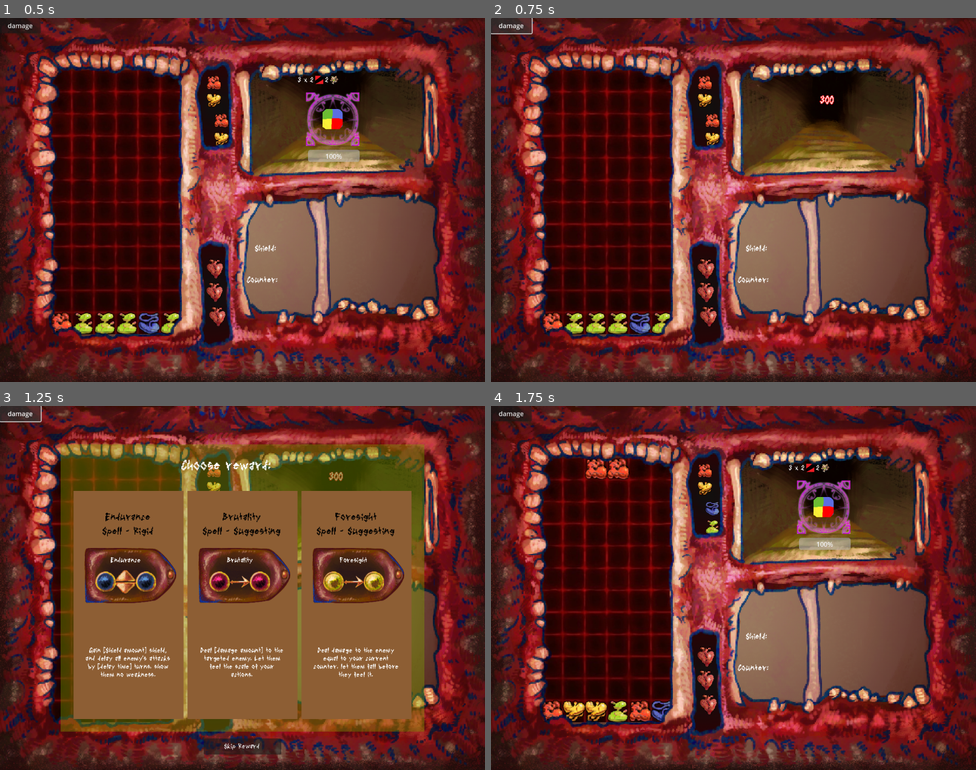
Above: before the commit, frames 1-4 (two rows, left to right).
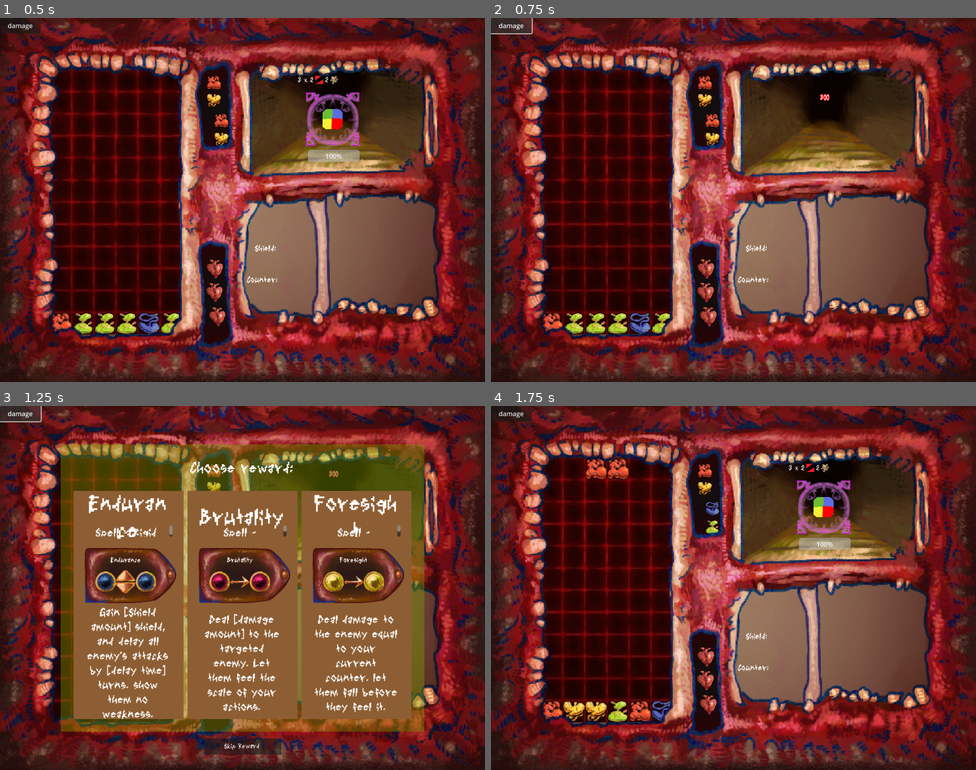
Above: after the commit, the same moments.

Repository: MarGamaDev/PuyoPuyoLike
Game: Godot game, scene res://Scenes/combat.tscn
The game is run twice, just before and just after one commit, with the same random seed, the same clock (stepped at 60 frames per second) and the same inputs. The engine's default icon, where the game draws it, is replaced by a stand-in: a white triangle on a blue panel in a dark square.
Inputs:
- Up to frame 1 (0.5 s): no input
- Up to frame 2 (0.75 s): click "damage" at 0.5 s
- Up to frame 3 (1.25 s): no input
- Up to frame 4 (1.75 s): click "Skip Reward" at 1.25 s

Frame 1 is identical in both runs. In frame 2, less than 0.1% of the frame differs, in the area x 67-71%, y 20-24%; in frame 3, 6.1%, in the area x 17-83%, y 14-86%; in frame 4, nothing differs.

Commit message:
updated a lot of things to be richtextlabels

Diff:
--- a/Scenes/Combat/Encounters/attack_test_encounter.tscn
+++ b/Scenes/Combat/Encounters/attack_test_encounter.tscn
@@ -1,10 +1,10 @@
 [gd_scene load_steps=8 format=3 uid="uid://carcnx12jkm8f"]
 
-[ext_resource type="Script" uid="uid://c086ewc7gw56k" path="res://scripts/Combat/encounter.gd" id="1_oe6c0"]
+[ext_resource type="Script" uid="uid://c086ewc7gw56k" path="res://Scripts/Combat/encounter.gd" id="1_oe6c0"]
 [ext_resource type="PackedScene" uid="uid://bx5kscp85ypry" path="res://Scenes/Combat/Enemy/enemy.tscn" id="2_o2g0m"]
-[ext_resource type="Script" uid="uid://c27m7mkd1up2" path="res://scripts/Combat/Enemy/enemy_data.gd" id="3_cnxer"]
+[ext_resource type="Script" uid="uid://c27m7mkd1up2" path="res://Scripts/Combat/Enemy/enemy_data.gd" id="3_cnxer"]
 [ext_resource type="Texture2D" uid="uid://clvgh0dyi430d" path="res://Placeholder Art/puyo_rainbow.png" id="4_o2g0m"]
-[ext_resource type="Script" uid="uid://6v5kccermtmr" path="res://scripts/Combat/Enemy/enemy_attack.gd" id="5_o2g0m"]
+[ext_resource type="Script" uid="uid://6v5kccermtmr" path="res://Scripts/Combat/Enemy/enemy_attack.gd" id="5_o2g0m"]
 
 [sub_resource type="Resource" id="Resource_o2g0m"]
 script = ExtResource("3_cnxer")
--- a/Scenes/Combat/life_counter.tscn
+++ b/Scenes/Combat/life_counter.tscn
@@ -26,6 +26,23 @@
 tracks/0/imported = false
 tracks/0/enabled = true
 tracks/0/path = NodePath(".:scale")
+tracks/0/interp = 1
+tracks/0/loop_wrap = true
+tracks/0/keys = {
+"times": PackedFloat32Array(0, 0.266667, 0.5),
+"transitions": PackedFloat32Array(1, 1, 1),
+"update": 0,
+"values": [Vector2(0.913043, 0.913043), Vector2(0.953, 0.953), Vector2(0.913043, 0.913043)]
+}
+
+[sub_resource type="Animation" id="Animation_01gpm"]
+resource_name = "Beat2"
+length = 0.5
+loop_mode = 1
+tracks/0/type = "value"
+tracks/0/imported = false
+tracks/0/enabled = true
+tracks/0/path = NodePath("../Heart2:scale")
 tracks/0/interp = 1
 tracks/0/loop_wrap = true
 tracks/0/keys = {
@@ -67,23 +84,6 @@
 "values": [Vector2(0.913043, 0.913043)]
 }
 
-[sub_resource type="Animation" id="Animation_01gpm"]
-resource_name = "Beat2"
-length = 0.5
-loop_mode = 1
-tracks/0/type = "value"
-tracks/0/imported = false
-tracks/0/enabled = true
-tracks/0/path = NodePath("../Heart2:scale")
-tracks/0/interp = 1
-tracks/0/loop_wrap = true
-tracks/0/keys = {
-"times": PackedFloat32Array(0, 0.266667, 0.5),
-"transitions": PackedFloat32Array(1, 1, 1),
-"update": 0,
-"values": [Vector2(0.913043, 0.913043), Vector2(0.953, 0.953), Vector2(0.913043, 0.913043)]
-}
-
 [sub_resource type="AnimationLibrary" id="AnimationLibrary_nwvjo"]
 _data = {
 &"Beat": SubResource("Animation_nhhke"),
@@ -95,7 +95,7 @@
 [node name="LifeCounter" type="Node2D"]
 script = ExtResource("1_v5ltv")
 
-[node name="ExtraLives" type="Label" parent="."]
+[node name="ExtraLives" type="RichTextLabel" parent="."]
 visible = false
 offset_left = 513.0
 offset_top = 742.0
--- a/Scenes/RewardScreen/reward.tscn
+++ b/Scenes/RewardScreen/reward.tscn
@@ -1,6 +1,6 @@
 [gd_scene load_steps=2 format=3 uid="uid://dsmbgf7r1chg3"]
 
-[ext_resource type="Script" uid="uid://bg0ln3ahjwmnc" path="res://scripts/Reward.gd" id="1_0iufk"]
+[ext_resource type="Script" uid="uid://bg0ln3ahjwmnc" path="res://Scripts/Reward.gd" id="1_0iufk"]
 
 [node name="Reward" type="Node2D"]
 script = ExtResource("1_0iufk")
--- a/Scenes/RewardScreen/reward_choice.tscn
+++ b/Scenes/RewardScreen/reward_choice.tscn
@@ -1,7 +1,7 @@
 [gd_scene load_steps=9 format=3 uid="uid://brvve6vrgtcnh"]
 
 [ext_resource type="Theme" uid="uid://qw5wdr2jerv7" path="res://Art/text/default_font.tres" id="1_h6lxd"]
-[ext_resource type="Script" uid="uid://b8lcat8ap5x50" path="res://scripts/reward_choice.gd" id="2_m3q4d"]
+[ext_resource type="Script" uid="uid://b8lcat8ap5x50" path="res://Scripts/reward_choice.gd" id="2_m3q4d"]
 [ext_resource type="Texture2D" uid="uid://b6oxgd10fqwpj" path="res://Placeholder Art/box.png" id="3_ljidh"]
 [ext_resource type="PackedScene" uid="uid://b82f1h5dy54rx" path="res://Scenes/spells/spellSystem/spell_container.tscn" id="3_m3q4d"]
 
@@ -224,7 +224,7 @@
 theme = ExtResource("1_h6lxd")
 script = ExtResource("2_m3q4d")
 
-[node name="RewardNameLabel" type="Label" parent="."]
+[node name="RewardNameLabel" type="RichTextLabel" parent="."]
 layout_mode = 1
 anchors_preset = -1
 anchor_left = 0.1
@@ -233,13 +233,13 @@
 anchor_bottom = 0.148
 grow_horizontal = 2
 grow_vertical = 2
-theme_override_colors/font_color = Color(0, 0, 0, 1)
-theme_override_font_sizes/font_size = 30
+theme_override_font_sizes/normal_font_size = 66
 text = "Item name"
+fit_content = true
 horizontal_alignment = 1
 vertical_alignment = 1
 
-[node name="RewardTypeLabel" type="Label" parent="."]
+[node name="RewardTypeLabel" type="RichTextLabel" parent="."]
 layout_mode = 1
 anchors_preset = -1
 anchor_left = 0.1
@@ -248,8 +248,7 @@
 anchor_bottom = 0.2
 grow_horizontal = 2
 grow_vertical = 2
-theme_override_colors/font_color = Color(0, 0, 0, 1)
-theme_override_font_sizes/font_size = 30
+theme_override_font_sizes/normal_font_size = 36
 text = "Spell or Item"
 horizontal_alignment = 1
 vertical_alignment = 1
@@ -289,7 +288,7 @@
 anchor_bottom = 0.957
 grow_horizontal = 2
 grow_vertical = 2
-theme_override_font_sizes/normal_font_size = 20
+theme_override_font_sizes/normal_font_size = 35
 text = "Reward Description"
 fit_content = true
 horizontal_alignment = 1
--- a/Scenes/RewardScreen/reward_screen.tscn
+++ b/Scenes/RewardScreen/reward_screen.tscn
@@ -19,7 +19,7 @@
 grow_vertical = 2
 color = Color(0.490196, 0.639216, 0, 0.376471)
 
-[node name="Label" type="Label" parent="Background"]
+[node name="Label" type="RichTextLabel" parent="Background"]
 layout_mode = 1
 anchors_preset = -1
 anchor_left = 0.332
@@ -32,8 +32,11 @@
 offset_bottom = 0.0899963
 grow_horizontal = 2
 theme = ExtResource("2_ibqxd")
-theme_override_font_sizes/font_size = 40
+theme_override_font_sizes/normal_font_size = 46
 text = "Choose reward:"
+fit_content = true
+horizontal_alignment = 1
+vertical_alignment = 1
 
 [node name="RewardsContainer" type="HBoxContainer" parent="."]
 anchors_preset = -1
--- a/Scenes/effects/attack_particle_effect.tscn
+++ b/Scenes/effects/attack_particle_effect.tscn
@@ -1,6 +1,6 @@
 [gd_scene load_steps=10 format=3 uid="uid://copdt5sgr6w4o"]
 
-[ext_resource type="Script" uid="uid://bysr3fa2ip1ad" path="res://scripts/effects/attack_particle_effect.gd" id="1_47cro"]
+[ext_resource type="Script" uid="uid://bysr3fa2ip1ad" path="res://Scripts/effects/attack_particle_effect.gd" id="1_47cro"]
 [ext_resource type="Texture2D" uid="uid://gmla32085lxi" path="res://Placeholder Art/placeholder_twinkle.png" id="2_44lgp"]
 [ext_resource type="Texture2D" uid="uid://dqohymee1bv55" path="res://Placeholder Art/puyo_pop.png" id="3_44lgp"]
 
--- a/Scenes/effects/puyo_pop.tscn
+++ b/Scenes/effects/puyo_pop.tscn
@@ -1,7 +1,7 @@
 [gd_scene load_steps=8 format=3 uid="uid://8yo7gx0ooj4c"]
 
 [ext_resource type="Texture2D" uid="uid://dqohymee1bv55" path="res://Placeholder Art/puyo_pop.png" id="1_1li7p"]
-[ext_resource type="Script" uid="uid://d30hnw5751f41" path="res://scripts/effects/puyo_pop_particles.gd" id="2_j1dro"]
+[ext_resource type="Script" uid="uid://d30hnw5751f41" path="res://Scripts/effects/puyo_pop_particles.gd" id="2_j1dro"]
 
 [sub_resource type="Gradient" id="Gradient_j1dro"]
 colors = PackedColorArray(1, 1, 1, 1, 1, 1, 1, 0)
--- a/Scenes/effects/puyo_pop_particles.tscn
+++ b/Scenes/effects/puyo_pop_particles.tscn
@@ -1,7 +1,7 @@
 [gd_scene load_steps=3 format=3 uid="uid://dro6x2xet1xav"]
 
 [ext_resource type="Texture2D" uid="uid://hvooavpam6hd" path="res://Placeholder Art/puyo_out_of_bounds.png" id="1_kkms8"]
-[ext_resource type="Script" uid="uid://d30hnw5751f41" path="res://scripts/effects/puyo_pop_particles.gd" id="2_skgoy"]
+[ext_resource type="Script" uid="uid://d30hnw5751f41" path="res://Scripts/effects/puyo_pop_particles.gd" id="2_skgoy"]
 
 [node name="PuyoPopParticles" type="GPUParticles2D"]
 emitting = false
--- a/Scenes/effects/text_particle_effect.tscn
+++ b/Scenes/effects/text_particle_effect.tscn
@@ -1,6 +1,6 @@
 [gd_scene load_steps=7 format=3 uid="uid://ft133x0kc47a"]
 
-[ext_resource type="Script" uid="uid://dgp3t81bonv7l" path="res://scripts/effects/text_particle_effect.gd" id="1_h2s5v"]
+[ext_resource type="Script" uid="uid://dgp3t81bonv7l" path="res://Scripts/effects/text_particle_effect.gd" id="1_h2s5v"]
 [ext_resource type="Theme" uid="uid://qw5wdr2jerv7" path="res://Art/text/default_font.tres" id="2_oumsc"]
 
 [sub_resource type="ViewportTexture" id="ViewportTexture_l5ohu"]
@@ -33,7 +33,7 @@
 transparent_bg = true
 size = Vector2i(500, 500)
 
-[node name="Label" type="Label" parent="SubViewport"]
+[node name="Label" type="RichTextLabel" parent="SubViewport"]
 anchors_preset = 8
 anchor_left = 0.5
 anchor_top = 0.5
@@ -46,14 +46,12 @@
 grow_horizontal = 2
 grow_vertical = 2
 theme = ExtResource("2_oumsc")
-theme_override_colors/font_color = Color(1, 1, 1, 1)
+theme_override_colors/font_outline_color = Color(1, 0, 0, 1)
 theme_override_colors/font_shadow_color = Color(0, 0, 0, 1)
-theme_override_colors/font_outline_color = Color(1, 0, 0, 1)
+theme_override_constants/outline_size = 5
+theme_override_constants/shadow_offset_y = 3
 theme_override_constants/shadow_offset_x = 3
-theme_override_constants/shadow_offset_y = 3
-theme_override_constants/outline_size = 5
 theme_override_constants/shadow_outline_size = 3
-theme_override_font_sizes/font_size = 30
 text = "0"
 
 [node name="GPUParticles2D" type="GPUParticles2D" parent="."]
--- a/Scenes/spells/spellSystem/spell_manager.tscn
+++ b/Scenes/spells/spellSystem/spell_manager.tscn
@@ -46,7 +46,7 @@
 layout_mode = 2
 size_flags_vertical = 3
 
-[node name="Label" type="Label" parent="SpellChoiceMenu/ColorRect"]
+[node name="Label" type="RichTextLabel" parent="SpellChoiceMenu/ColorRect"]
 layout_mode = 1
 anchors_preset = -1
 anchor_top = 0.026
--- a/Scenes/spells/spellSystem/spell_processor.tscn
+++ b/Scenes/spells/spellSystem/spell_processor.tscn
@@ -1,6 +1,6 @@
 [gd_scene load_steps=2 format=3 uid="uid://c6ernh6g77iek"]
 
-[ext_resource type="Script" uid="uid://8ojltrdu16j3" path="res://scripts/spells/spellsystem/spell_processor.gd" id="1_pffkh"]
+[ext_resource type="Script" uid="uid://8ojltrdu16j3" path="res://Scripts/spells/spellsystem/spell_processor.gd" id="1_pffkh"]
 
 [node name="SpellProcessor" type="Node2D"]
 script = ExtResource("1_pffkh")
